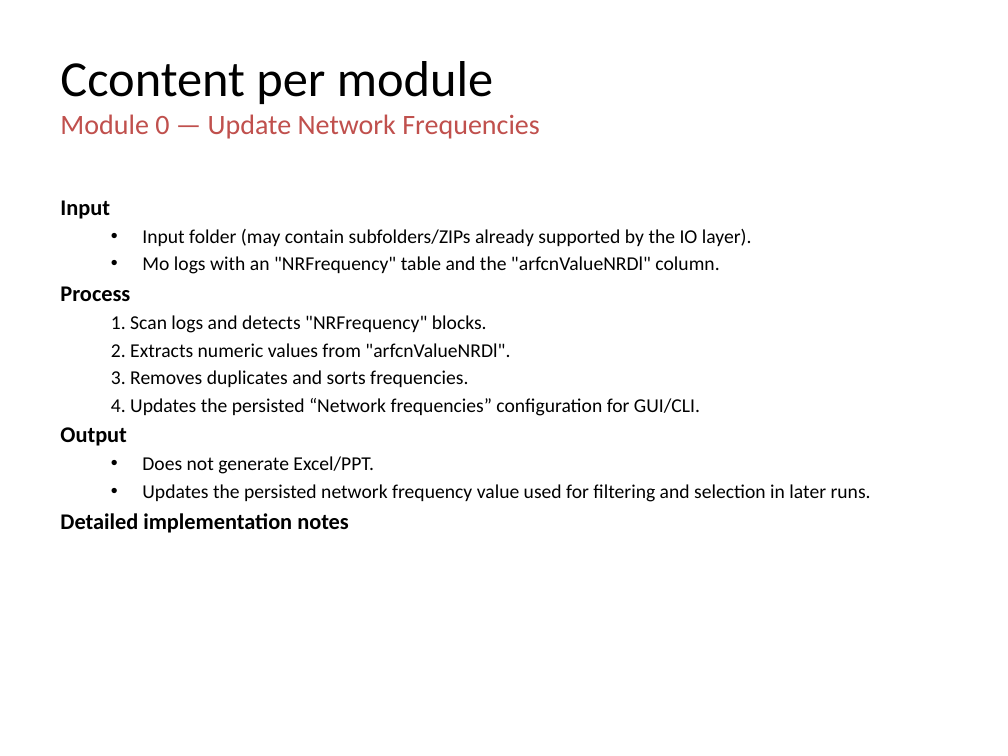
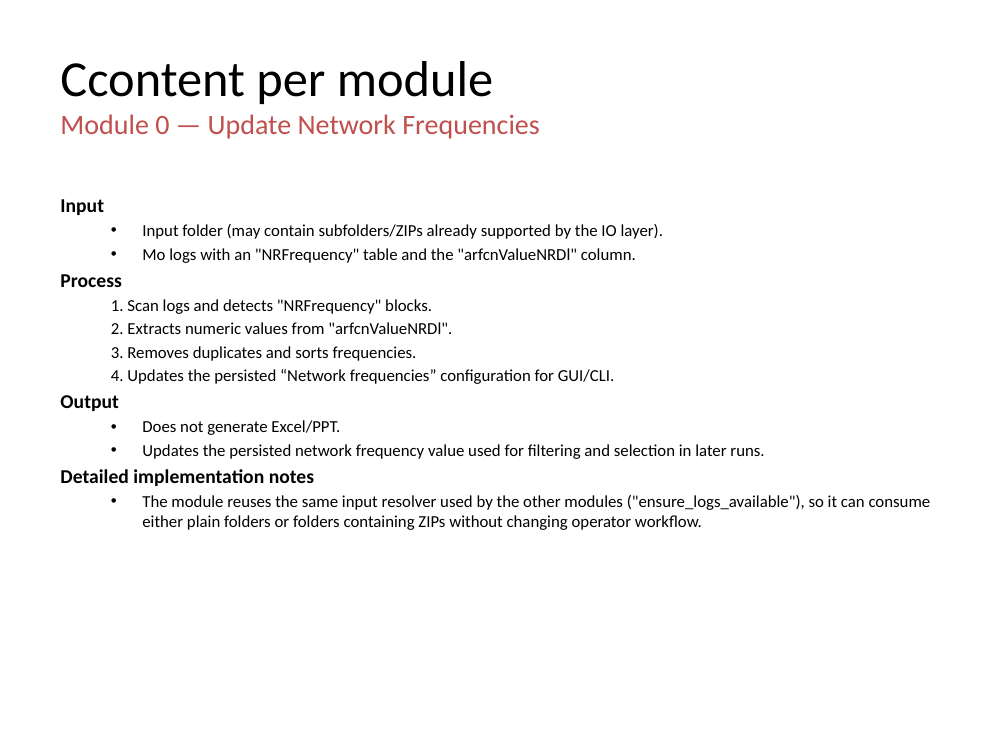
Before and after one commit to jaimetur/SSB_RetuningAutomations, a slide deck: slide 12 of help/User-Guide-SSB-Retuning-Automations-v0.7.4.pptx (slide 14 before the commit). Drawn at 1008x756 pixels with LibreOffice and Linux fonts; fonts in the diff are those of the drawing; background and template pictures are left out. Boxes give left, top, right and bottom in pixels: in the first picture for what was removed or moved away, otherwise in the second. Text is boxed around its words. In the diff, an @@ line names an element or a change of style, - is before the commit and + after.

Commit message:
- Updated Technical User Guide - Refactored tools module names

```diff
--- a/help/User-Guide-SSB-Retuning-Automations-v0.7.4.pptx
+++ b/help/User-Guide-SSB-Retuning-Automations-v0.7.4.pptx
@@ text at (x1=60, y1=199, x2=764, y2=486): size 16 to 14 pt in "Input", "Process", "Output", "Detailed implementation notes"; size 14 to 12 pt in "Input folder (may contain subfolders/ZIPs already supported ...", "Mo logs with an "NRFrequency" table and ...", "1. Scan logs and detects "NRFrequency" blocks.", "2. Extracts numeric values from "arfcnValueNRDl"." and 4 more places; indent changed @@
@@ text at (x1=142, y1=495, x2=931, y2=530): paragraph added @@
+  • The module reuses the same input resolver used by the other modules ("ensure_logs_available"), so it can consume either plain folders or folders containing ZIPs without changing operator workflow.
```
Also in this commit, not shown: 55 other slides changed, 8 slides removed, 11 other files.
